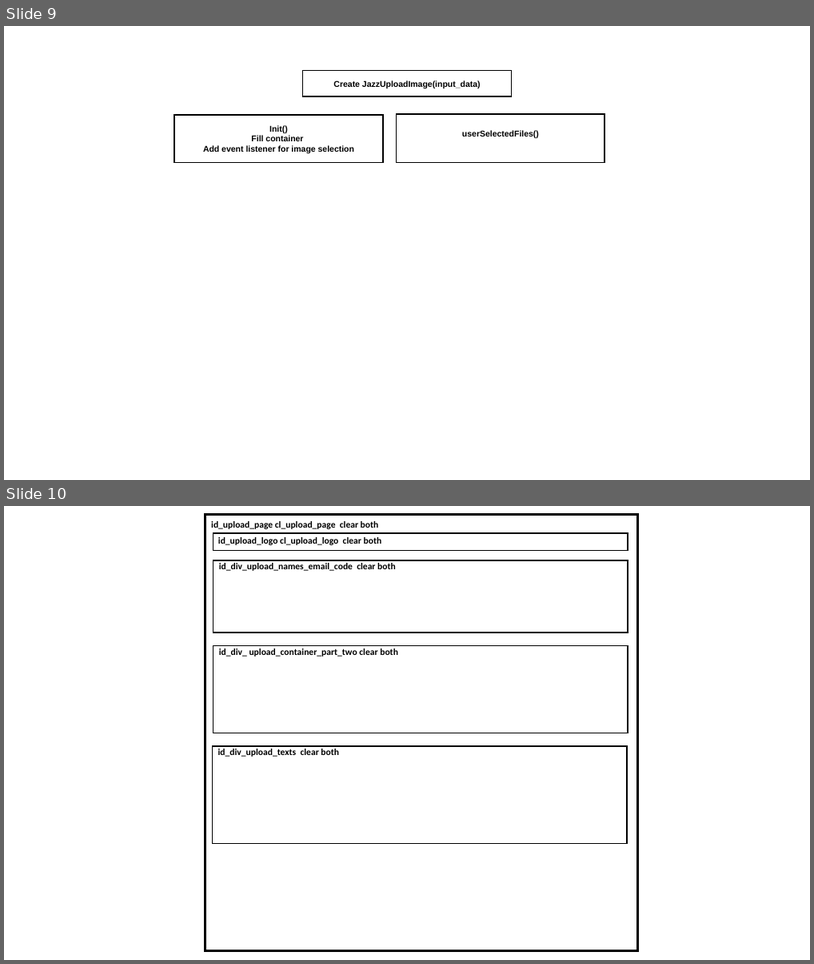
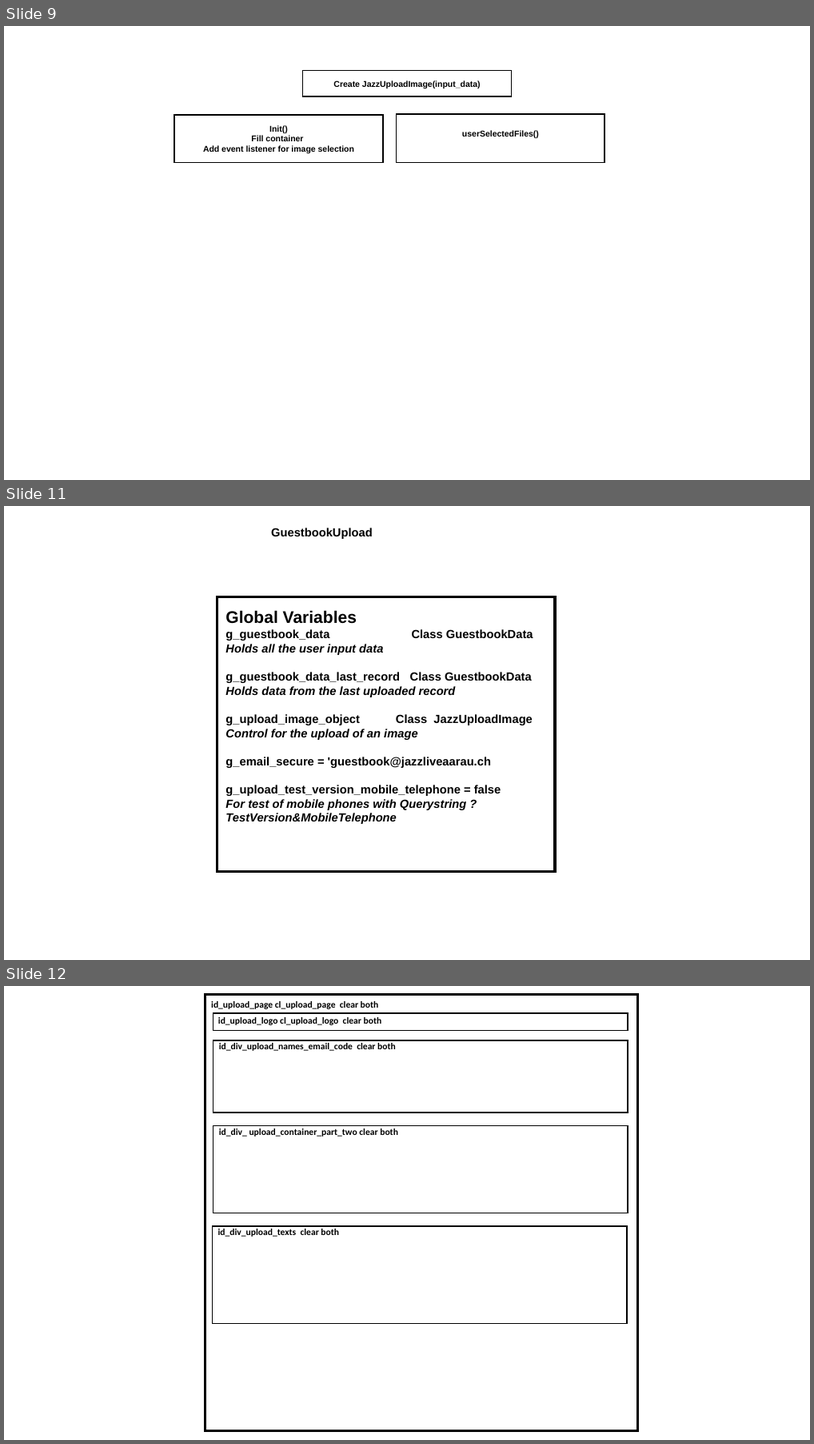
Before and after one commit to JazzLiveAarau/WwwGuestbook, a slide deck: Description/JazzGuestsUpload.pptx. Shown one above the other, each under a label of ours: slides 9 and 10 before the commit, slides 9, 11 and 12 after it; the slides between them are not shown. The pictures are 814x964 and 814x1444 pixels, drawn with LibreOffice and Linux fonts; fonts in the diff are those of the drawing. Boxes give left, top, right and bottom in pixels: in the first picture for what was removed or moved away, otherwise in the second. Text is boxed around its words. In the diff, an @@ line names an element or a change of style, - is before the commit and + after.

```diff
--- a/Description/JazzGuestsUpload.pptx
+++ b/Description/JazzGuestsUpload.pptx
@@ slide 11 added at (4,506,810,960), background #FFFFFF @@
@@ text added at (271,528,373,539), 14 pt, text #000000, bold @@
+GuestbookUpload
@@ rectangle added at (218,597,556,872), outline #000000 3 pt @@
@@ text added at (226,610,532,824), 14 pt, text #000000, bold @@
+Global Variables
+g_guestbook_data Class GuestbookData
+Holds all the user input data
+g_guestbook_data_last_record Class GuestbookData
+Holds data from the last uploaded record
+g_upload_image_object Class JazzUploadImage
+Control for the upload of an image
+g_email_secure = 'guestbook@jazzliveaarau.ch
+g_upload_test_version_mobile_telephone = false
+For test of mobile phones with Querystring ?TestVersion&MobileTelephone
@@ what was slide 10 is now slide 12 @@
```
Also in this commit, not shown: 1 other slide added, 19 other files.
